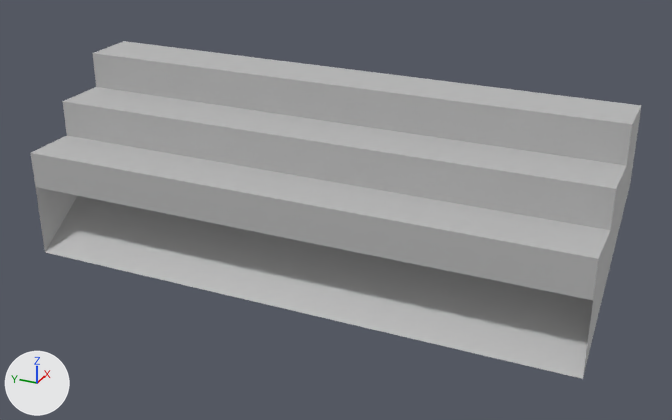
An edit to the FBX model Maya Project Files/Env/Exports/300W3StepStairs/300W3StepStairs_02_SM_Low.fbx, drawn before and after from the same camera.
Camera for both pictures: a camera (50 mm lens) standing at (-3.6, -3.42, 2.0) and looking at (0.44, -1.6, -0.02). The axes (+X, +Y, +Z) are drawn at lower left. The lights are the same throughout. Where no turn or scale is listed for an object, it has been applied to the vertices.

The first picture shows 'Base_Geo1'.
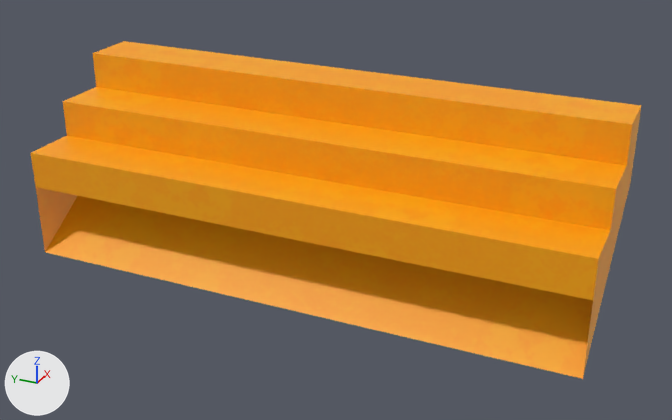
What differs and where, as boxes (x1, y1, x2, y2) in the pictures (672 x 420 px):
'Base_Geo1', recoloured (grey to orange)
    both: (31, 41, 642, 379)

The change, as a list of edits to the scene's bpy script:
```text
Add img_concretefloor_low_texture_occlusionroughnessmetallic_png:
    img_concretefloor_low_texture_occlusionroughnessmetallic_png = load_image('ConcreteFloor_low_texture_OcclusionRoughnessMetallic.png', '_unpacked/ConcreteFloor_low_texture_OcclusionRoughnessMetallic.png', 1024, 1024, 'sRGB')
Add mat_concrete_ts:
    mat_concrete_ts = principled_material('Concrete_TS')
    mat_concrete_ts.texture = img_concretefloor_low_texture_occlusionroughnessmetallic_png
Change me_mesh:
    where me_mesh.from_pydata(...)  # 55 vertices, 48 faces; spans x 0.0..0.9, y -1.5..1.5, z -0.5..0.5
    remove me_mesh.materials.append(mat_lambert1)  # grey #bcbcbc
    add me_mesh.materials.append(mat_concrete_ts)  # picture img_concretefloor_low_texture_occlusionroughnessmetallic_png
```
